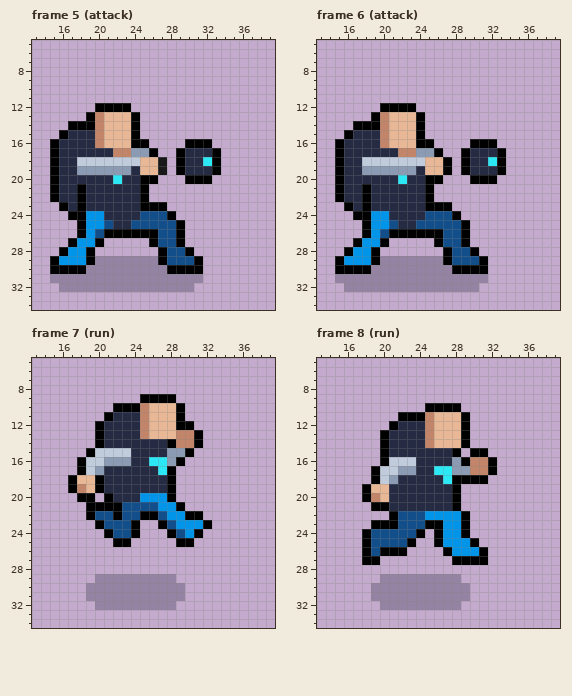
Two versions of one pixel-art file, src/art/player_animation.aseprite. This is how it looked before the edit.
50x40 pixels, 14 frames. Pixels under 10% opacity are left out. Shown: frame 5 (attack): x 13..39, y 5..34; frame 6 (attack): x 13..39, y 5..34; frame 7 (run): x 13..39, y 5..34; frame 8 (run): x 13..39, y 5..34. The commit also changed other frames, which this record leaves out.
The result:
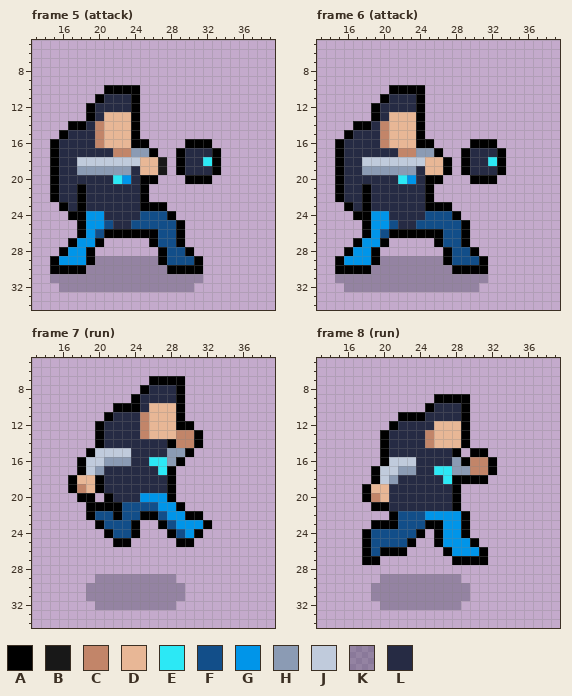
Palette (. is transparent): A #000000  B #181818  C #c28569  D #e8b796  E #2ce8f5  F #124e89  G #0095e9  H #8b9bb4  J #c0cbdc  K #262b444e  L #262b44
Change:
Frame 5 (attack), layer "reference Copy":
Colour A is added in row 10 at x 21 to 24; in row 11 at x 20 and 24; in row 12 at x 19 and 24.
Colour G replaces colour L in row 20 at x 23.
Colour L is added in row 11 at x 21 to 23.
Colour L replaces colour A in row 12 at x 20 to 23; in row 14 at x 19.
Colour L replaces colour C in row 13 at x 20.
Frame 6 (attack), layer "reference Copy": the same change as frame 5 (attack)
Frame 7 (run), layer "reference Copy":
Colour A is added in row 7 at x 26 to 29; in row 8 at x 25 and 29; in row 9 at x 24 and 29.
Colour L is added in row 8 at x 26 to 28.
Colour L replaces colour A in row 9 at x 25 to 28.
Colour L replaces colour C in row 10 at x 25.
Frame 8 (run), layer "reference Copy":
Colour A is added in row 9 at x 26 to 29; in row 10 at x 29.
Colour L replaces colour A in row 10 at x 26 to 28.
Colour L replaces colour C in rows 11 to 12 at x 25.
Colour L replaces colour D in row 11 at x 26 to 28.
Where, in picture pixels (left, top, right, bottom), the same in both pictures:
changed: (86, 85, 140, 130)
changed: (122, 175, 131, 184)
changed: (371, 85, 425, 130)
changed: (407, 175, 416, 184)
changed: (131, 376, 185, 412)
changed: (425, 394, 470, 430)
